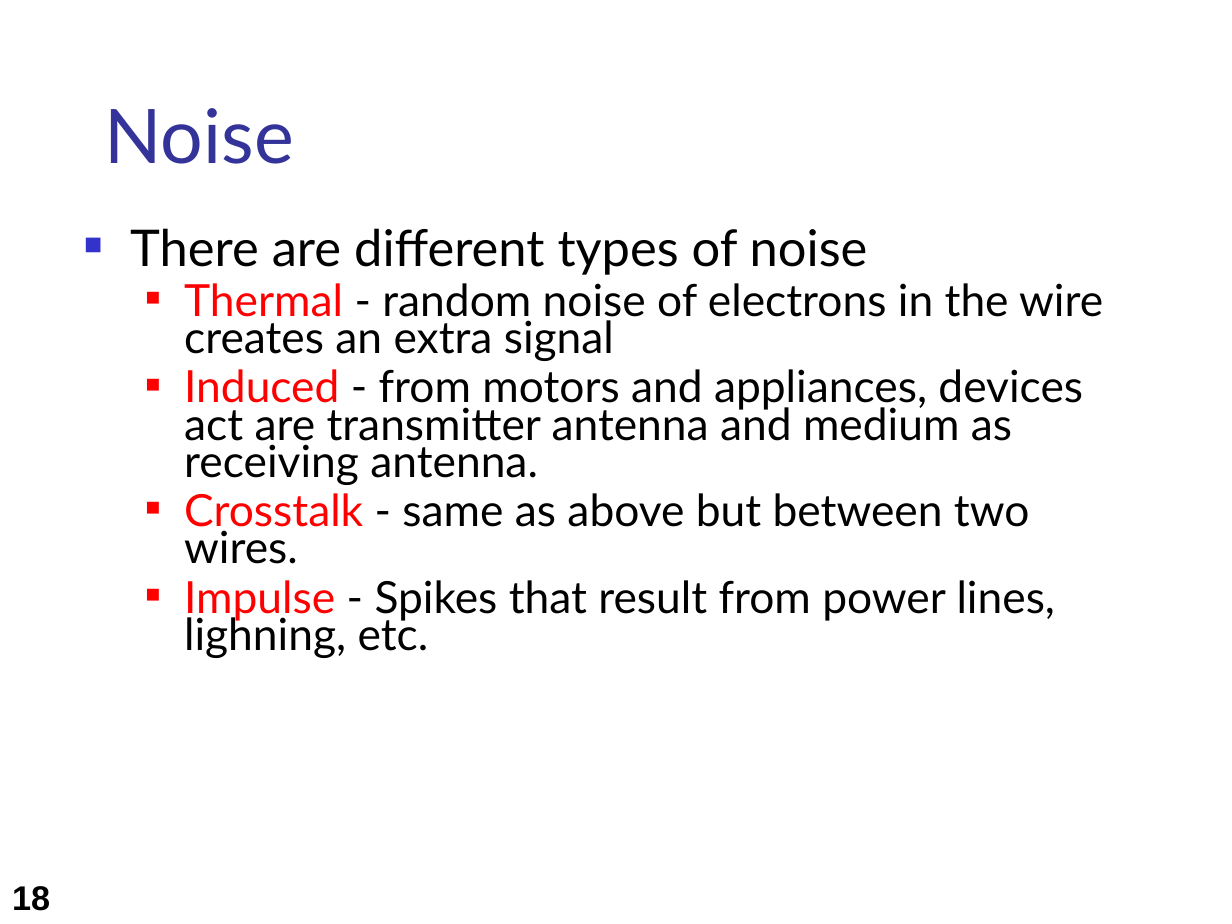
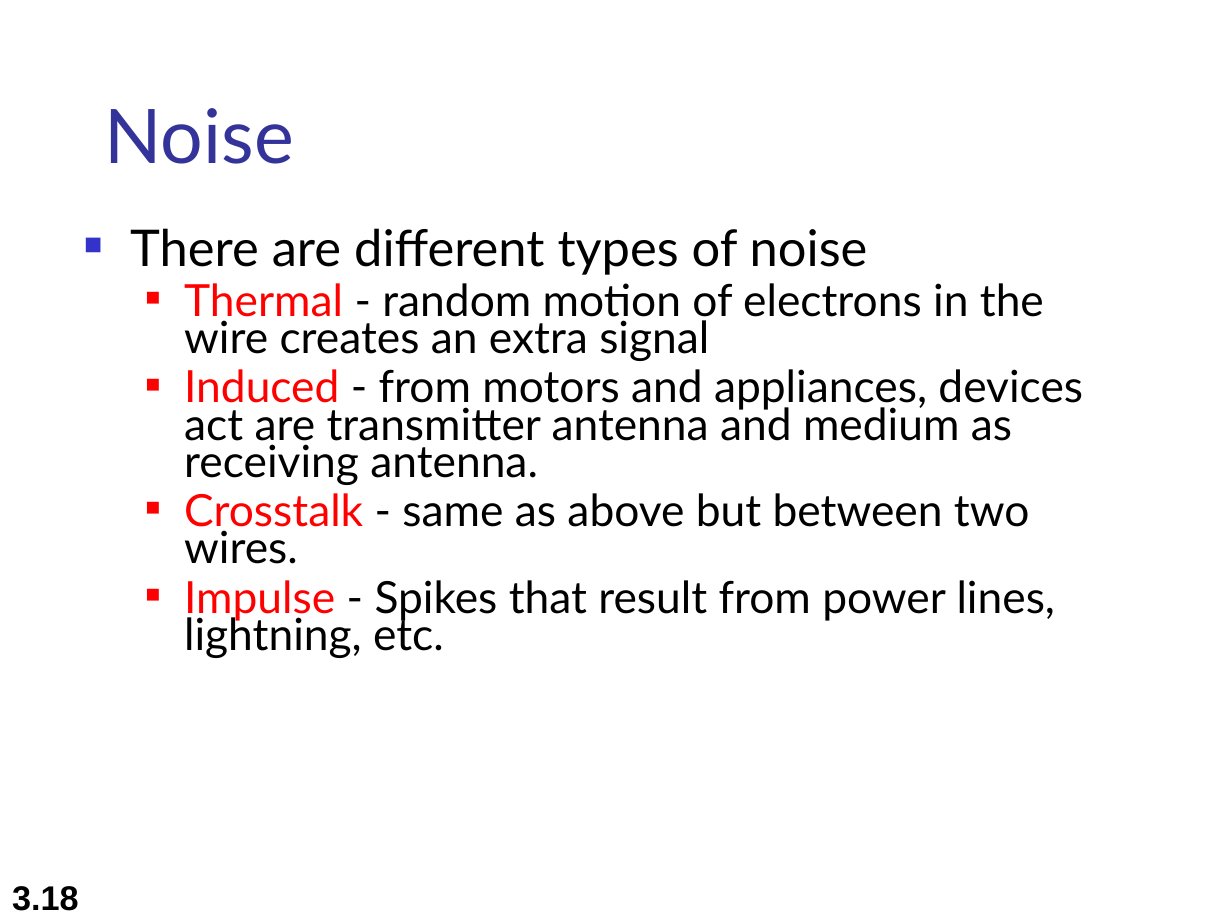
Before and after one commit to alzobaer/ICE-3262, a slide deck: slide 18 of Communication Engineering/Slides/Lecture-4 (Transmission Impairment).ppt. Drawn at 1232x924 pixels with LibreOffice and Linux fonts; fonts in the diff are those of the drawing. Boxes give left, top, right and bottom in pixels: in the first picture for what was removed or moved away, otherwise in the second. Text is boxed around its words. In the diff, an @@ line names an element or a change of style, - is before the commit and + after.

```diff
--- a/Communication Engineering/Slides/Lecture-4 (Transmission Impairment).ppt
+++ b/Communication Engineering/Slides/Lecture-4 (Transmission Impairment).ppt
@@ text at (184,283,1044,361): text changed @@
-  ■ Thermal - random noise of electrons in the wire creates an extra signal
+  ■ Thermal - random motion of electrons in the wire creates an extra signal
@@ text at (184,580,1056,658): text changed @@
-  ■ Impulse - Spikes that result from power lines, lighning, etc.
+  ■ Impulse - Spikes that result from power lines, lightning, etc.
@@ page number at (12,886,79,911): text changed @@
-18
+3.18
```
Also in this commit, not shown: 7 other slides changed, 41 other files.
